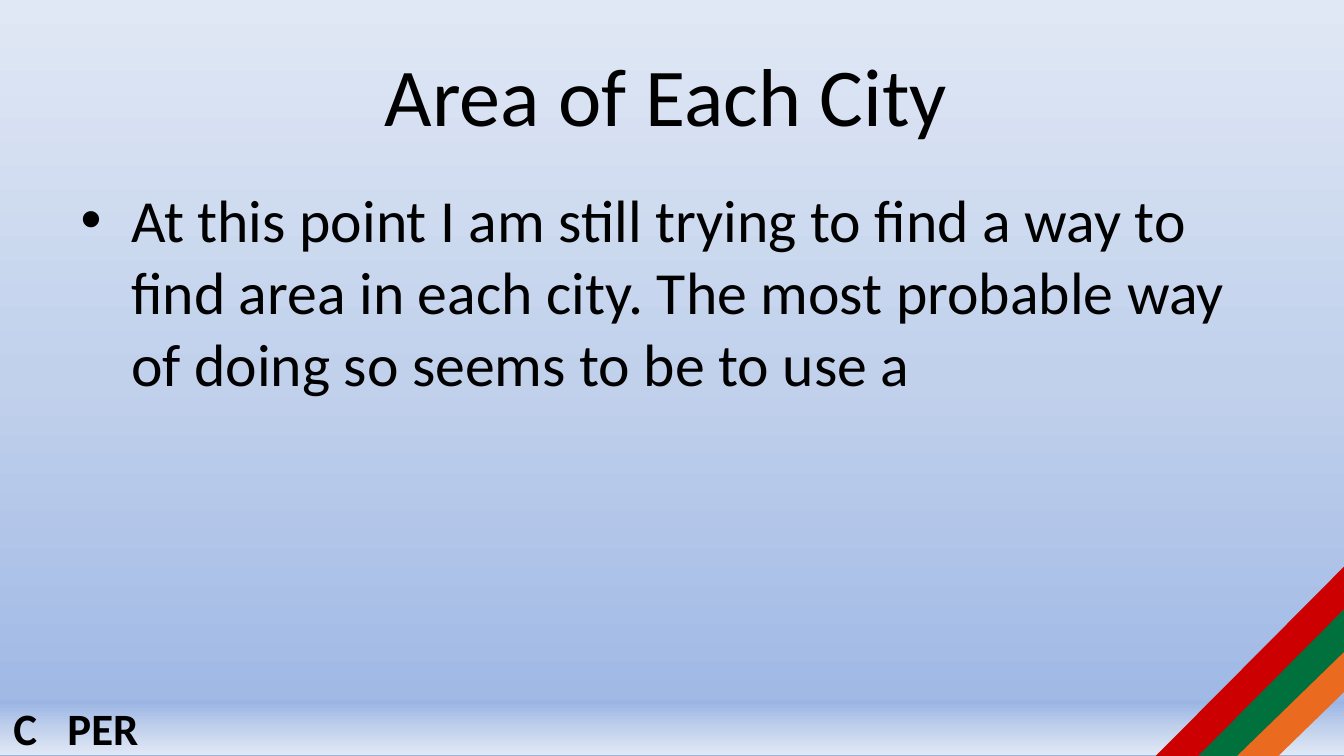
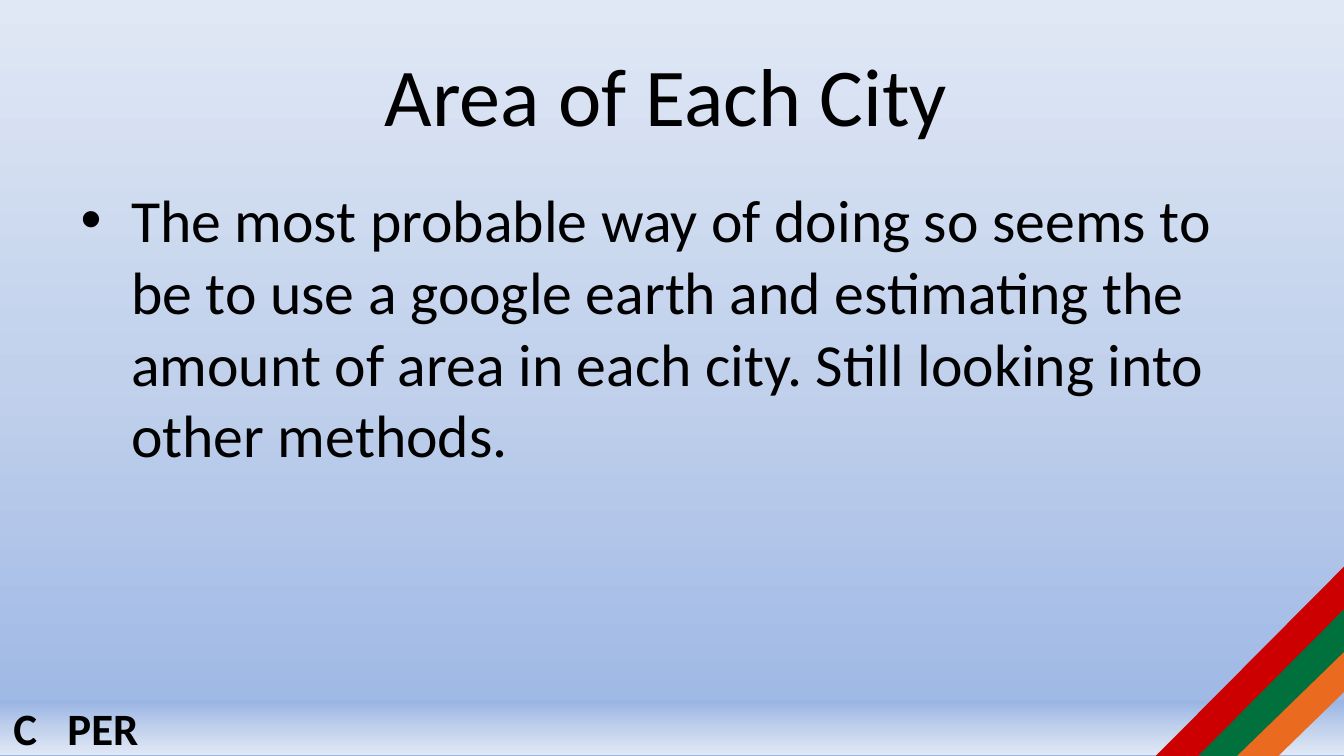
Before and after one commit to jlavall1/CAPER, a slide deck: slide 6 of 10_Momo/CAPER PowerPoints/CAPER_5.18.2016_MoreyAgnew.pptx. Drawn at 1344x756 pixels with LibreOffice and Linux fonts; fonts in the diff are those of the drawing; background and template pictures are left out. Boxes give left, top, right and bottom in pixels: in the first picture for what was removed or moved away, otherwise in the second. Text is boxed around its words. In the diff, an @@ line names an element or a change of style, - is before the commit and + after.

```diff
--- a/10_Momo/CAPER PowerPoints/CAPER_5.18.2016_MoreyAgnew.pptx
+++ b/10_Momo/CAPER PowerPoints/CAPER_5.18.2016_MoreyAgnew.pptx
@@ text at (131,200,1211,458): text changed @@
-• At this point I am still trying to find a way to find area in each city. The most probable way of doing so seems to be to use a
+• The most probable way of doing so seems to be to use a google earth and estimating the amount of area in each city. Still looking into other methods.
```
Also in this commit, not shown: 2 other slides changed, 14 other files.
